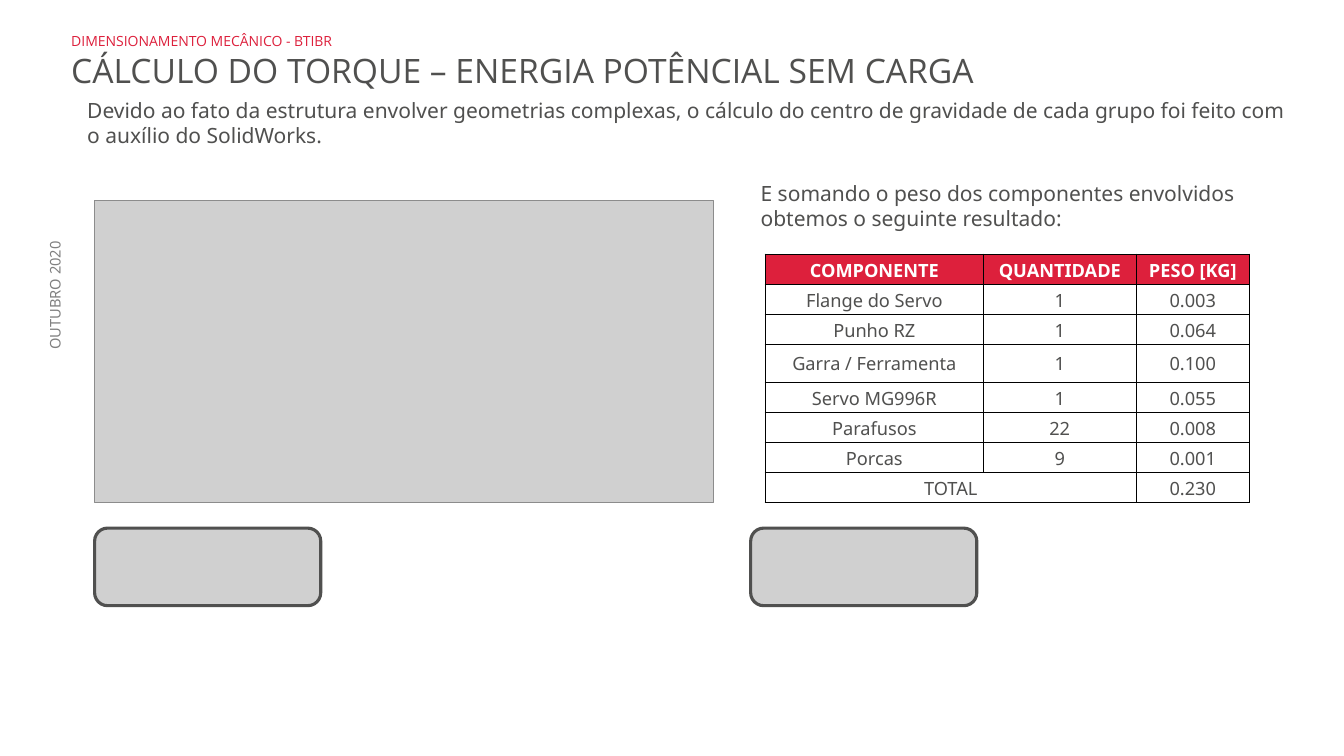
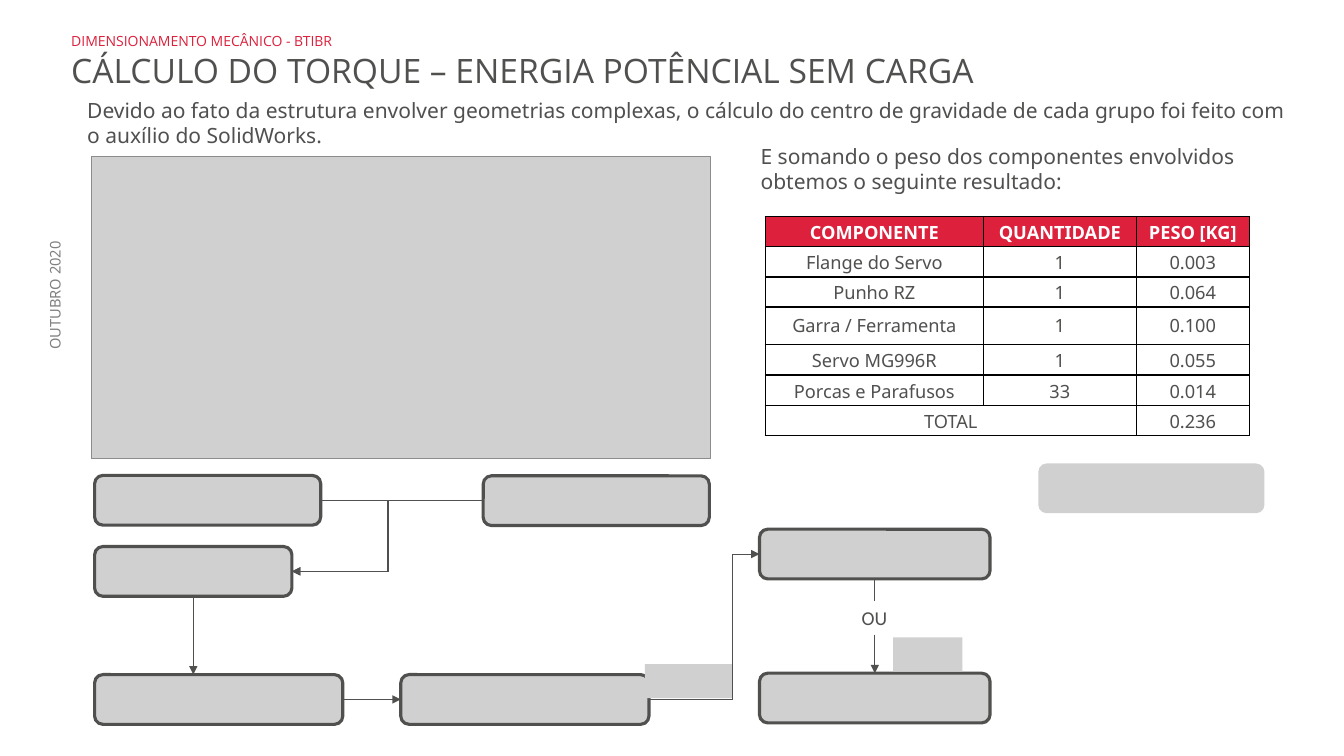
Before and after one commit to BTIBR/Projeto-Mecanico, a slide deck: slide 10 of Arquivos Gerais/Análises e Cálculos/Dimensionamento Mecânico BTIBR.pptx. Drawn at 1344x756 pixels with LibreOffice and Linux fonts; fonts in the diff are those of the drawing; grey boxes stand for pictures; background and template pictures are left out. Boxes give left, top, right and bottom in pixels: in the first picture for what was removed or moved away, otherwise in the second. Text is boxed around its words. In the diff, an @@ line names an element or a change of style, - is before the commit and + after.

```diff
--- a/Arquivos Gerais/Análises e Cálculos/Dimensionamento Mecânico BTIBR.pptx
+++ b/Arquivos Gerais/Análises e Cálculos/Dimensionamento Mecânico BTIBR.pptx
@@ text "E somando o peso dos ...": place and size @@
-text "E somando o peso dos ..." at bbox=[761, 185, 1234, 231]
+text "E somando o peso dos ..." at bbox=[761, 148, 1234, 194]
@@ picture: place and size @@
-picture at bbox=[95, 201, 714, 503]
+picture at bbox=[92, 156, 711, 459]
@@ table at bbox=[765, 217, 1249, 436] @@
-row 6: Parafusos | 22 | 0.008
-row 7: Porcas | 9 | 0.001
-row 8: TOTAL |  | 0.230
+row 6: Porcas e Parafusos | 33 | 0.014
+row 7: TOTAL |  | 0.236
@@ table: place and size @@
-table at bbox=[765, 254, 1249, 503]
+table at bbox=[765, 217, 1249, 436]
@@ picture added at bbox=[95, 476, 321, 525] @@
@@ picture added at bbox=[483, 476, 709, 525] @@
@@ picture added at bbox=[1038, 464, 1264, 513] @@
@@ elbow arrow added from (321, 500) to (292, 572), #50504F 0.5 pt @@
@@ elbow arrow added from (483, 501) to (292, 572), #50504F 0.5 pt @@
@@ picture: place and size @@
-picture at bbox=[751, 528, 977, 606]
+picture at bbox=[760, 529, 991, 579]
@@ picture: place and size @@
-picture at bbox=[95, 528, 321, 606]
+picture at bbox=[95, 546, 292, 596]
@@ elbow arrow added from (649, 700) to (760, 555), #50504F 0.5 pt @@
@@ arrow added from (194, 597) to (194, 675), #50504F 0.5 pt @@
@@ line added from (875, 579) to (875, 601), #50504F 0.5 pt @@
@@ text added at bbox=[862, 612, 888, 625], 14 pt, text #50504F @@
+OU
@@ arrow added from (875, 635) to (875, 674), #50504F 0.5 pt @@
@@ picture added at bbox=[893, 637, 963, 671] @@
@@ picture added at bbox=[95, 675, 343, 724] @@
@@ picture added at bbox=[401, 675, 649, 724] @@
@@ picture added at bbox=[645, 664, 733, 699] @@
@@ picture added at bbox=[760, 674, 991, 723] @@
@@ arrow added from (343, 700) to (401, 700), #50504F 0.5 pt @@
```
Also in this commit, not shown: 6 other slides changed, 36 other files.
